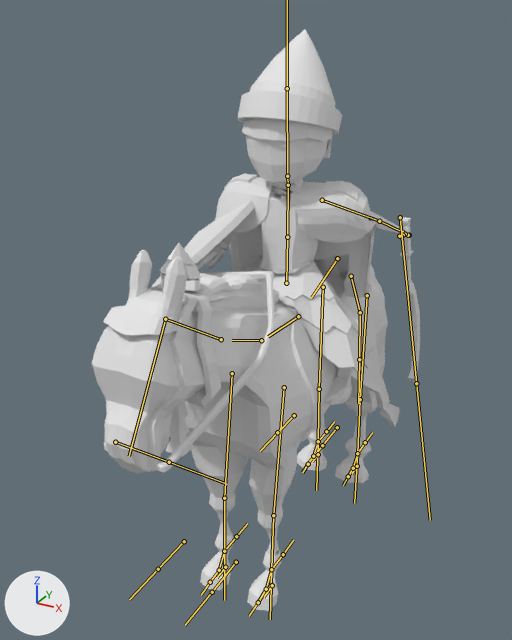
A saved change to the FBX model Map/Assets/Models/Sumerians/Sumerian_cavalry/Sumerian_cavalry.fbx.
Both versions are drawn from a 50 mm lens placed at (1.88, -4.34, 3.61), pointed at (-0.17, -0.61, 1.75). Arrows for +X, +Y and +Z are at lower left; the lights stay in place. Both versions are drawn at frame 59 of the action 'Armature|Sumerian_Cavalry_Idle'; the numbers are the values there. The bones that bend it are drawn over the model as lines.

The first picture shows 'Sumerian'.
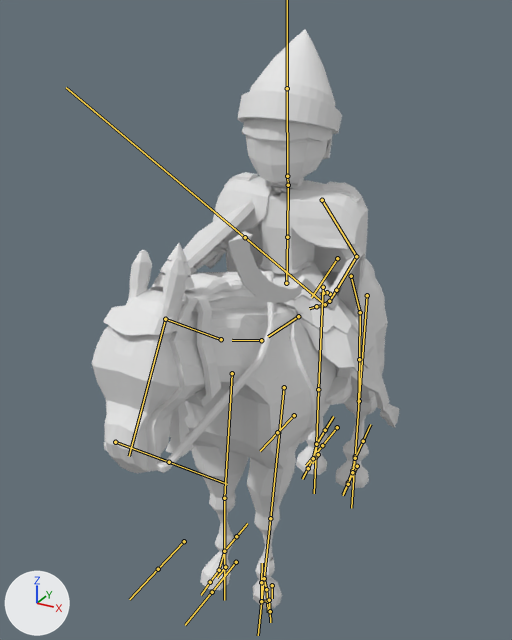
Where the change shows, as pixel boxes (x1, y1, x2, y2) in the pictures (512 x 640 px):
'Sumerian', posed (6% narrower)
    before: (92, 30, 420, 611)
    after: (92, 30, 400, 608)
bone 'PataDel01.L', root to tip
    before: (284, 387) to (273, 515)
    after: (284, 387) to (270, 518)
bone 'PataDel02.L', root to tip
    before: (273, 515) to (271, 569)
    after: (270, 518) to (264, 578)
bone 'Brazo.L', root to tip
    before: (322, 200) to (379, 221)
    after: (322, 200) to (356, 256)
bone 'Antebrazo.L', root to tip
    before: (379, 221) to (402, 232)
    after: (356, 256) to (336, 290)
bone 'PataTras01.L', root to tip
    before: (367, 295) to (360, 399)
    after: (367, 295) to (359, 401)
bone 'PataDel_Control.L', root to tip
    before: (272, 585) to (264, 597)
    after: (272, 585) to (272, 598)
bone 'TobilloDel.L', root to tip
    before: (271, 569) to (266, 589)
    after: (264, 578) to (266, 589)
bone 'PezuDel.L', root to tip
    before: (266, 589) to (258, 602)
    after: (266, 589) to (267, 601)
bone 'PataTras_Control.L', root to tip
    before: (357, 466) to (352, 473)
    after: (357, 466) to (352, 477)
bone 'PataTras_Control.R', root to tip
    before: (318, 454) to (312, 461)
    after: (318, 454) to (312, 463)

The edits, one by one:
Bone 'PataDel01.L' (bone_patadel01_l) turns from (0, 0, 0) to (3, 0, 0) degrees about its own x, y and z.
Bone 'PataDel02.L' (bone_patadel02_l) turns from (0, 0, 0) to (6, 0, 0) degrees about its own x, y and z.
Bone 'Brazo.L' (bone_brazo_l) turns from (-49, 32, -6) to (0, 0, 0) degrees about its own x, y and z.
Bone 'Antebrazo.L' (bone_antebrazo_l) turns from (-74, 8, -13) to (0, 0, 0) degrees about its own x, y and z.
Bone 'PataTras01.L' (bone_patatras01_l) turns from (0, 1, 0) to (-1, 1, 0) degrees about its own x, y and z.
Bone 'PataDel_Control.L' (bone_patadel_control_l) turns from (0, 0, 0) to (90, 0, 0) degrees about its own x, y and z.
Bone 'TobilloDel.L' (bone_tobillodel_l) moves from (0.0, 0.0, 0.0) to (0.0, -0.55, -1.15).
Bone 'TobilloDel.L' (bone_tobillodel_l) turns from (0, 0, 0) to (38, 0, 0) degrees about its own x, y and z.
Bone 'PezuDel.L' (bone_pezudel_l) turns from (0, 0, 0) to (-38, 0, 0) degrees about its own x, y and z.
Bone 'PataTras_Control.L' (bone_patatras_control_l) turns from (0, 0, 0) to (21, 0, 0) degrees about its own x, y and z.
Bone 'PataTras_Control.R' (bone_patatras_control_r) turns from (0, 0, 0) to (12, 0, 0) degrees about its own x, y and z.
